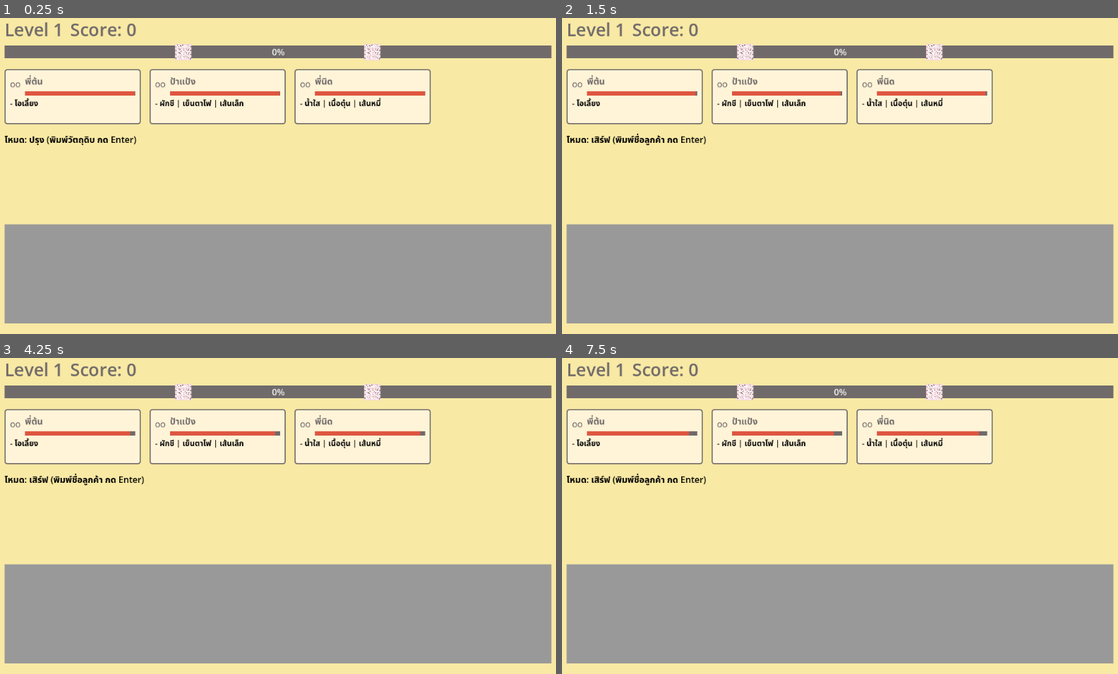
Above: before the commit, frames 1-4 (two rows, left to right).
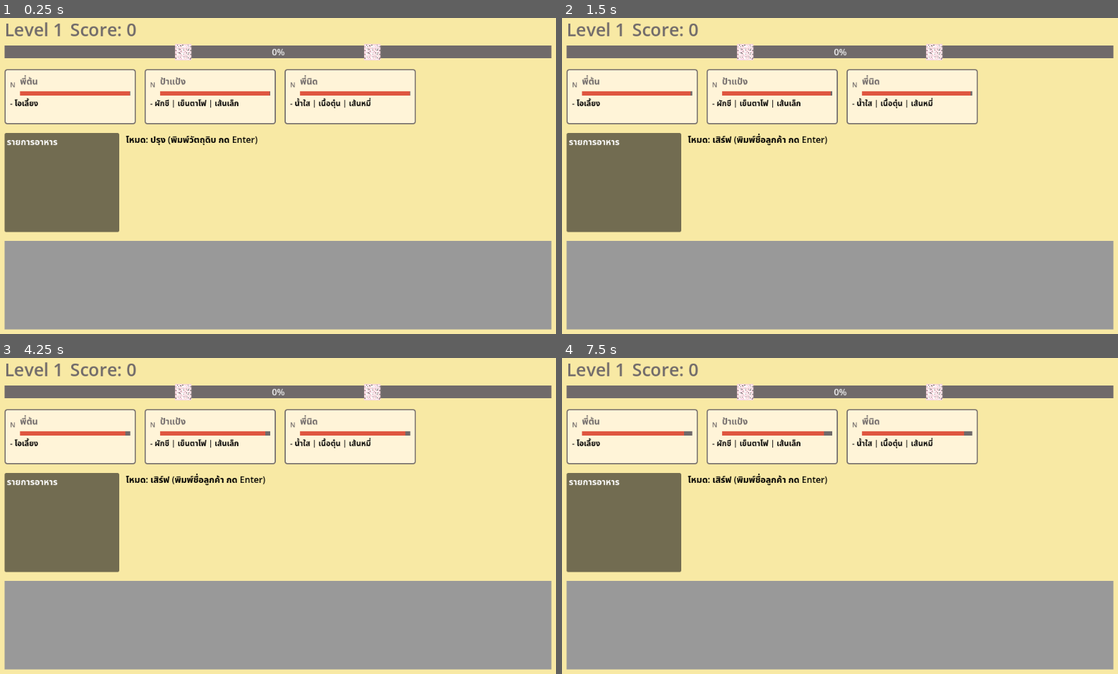
Above: after the commit, the same moments.

Repository: pcpaugust/video-game
Game: Godot game, scene res://scenes/main/Cooking.tscn
Two runs of this game, one before a commit and one after it. Both use one fixed random seed, a clock stepped at 60 frames per second and the inputs below.
Inputs:
- Up to frame 1 (0.25 s): no input
- Up to frame 2 (1.5 s): tap Enter at 0.5, 0.6 s; tap Space at 1.25 s; tap Tab at 1.35 s
- Up to frame 3 (4.25 s): tap Enter at 2, 3.5, 3.6 s; tap Backspace at 2.1 s; tap Space at 2.75 s; tap Keypad Enter at 2.85 s
- Up to frame 4 (7.5 s): tap Space at 4.25 s; tap Tab at 4.35, 7.35 s; tap Backspace at 5.1 s; tap Keypad Enter at 5.85 s; tap Enter at 6.6 s

The runs differ from the first frame. In frame 1, 16% of the frame differs, in the area x 0-100%, y 16-99%; in frame 2, 16%; in frame 3, 16%; in frame 4, 16%.

Commit message:
fix: dish container / order serve

Diff:
--- a/scenes/main/Cooking.tscn
+++ b/scenes/main/Cooking.tscn
@@ -5,6 +5,7 @@
 [ext_resource type="PackedScene" uid="uid://r8jlkk4nsfeo" path="res://scenes/ui/OrderQueue.tscn" id="2_cy70s"]
 [ext_resource type="PackedScene" uid="uid://dshga2ulvahoa" path="res://scenes/ui/TypingSpace.tscn" id="3_xdmyo"]
 [ext_resource type="PackedScene" uid="uid://cdkr12srcscr8" path="res://scenes/ui/IngredientTable.tscn" id="4_4vgtb"]
+[ext_resource type="PackedScene" uid="uid://bn2itsdp6foer" path="res://scenes/ui/DishContainer.tscn" id="4_xdmyo"]
 
 [sub_resource type="StyleBoxFlat" id="StyleBoxFlat_ijlok"]
 bg_color = Color(0.972549, 0.9137255, 0.6431373, 1)
@@ -16,10 +17,15 @@
 
 [node name="PanelContainer" type="PanelContainer" parent="CanvasLayer" unique_id=1041534527]
 custom_minimum_size = Vector2(1024, 600)
-anchors_preset = 15
-anchor_right = 1.0
-anchor_bottom = 1.0
-offset_bottom = 8.0
+anchors_preset = 8
+anchor_left = 0.5
+anchor_top = 0.5
+anchor_right = 0.5
+anchor_bottom = 0.5
+offset_left = -512.0
+offset_top = -300.0
+offset_right = 512.0
+offset_bottom = 300.0
 grow_horizontal = 2
 grow_vertical = 2
 theme_override_styles/panel = SubResource("StyleBoxFlat_ijlok")
@@ -42,7 +48,13 @@
 [node name="OrderContainer" parent="CanvasLayer/PanelContainer/MarginContainer/VBoxContainer" unique_id=2144028027 instance=ExtResource("2_cy70s")]
 layout_mode = 2
 
-[node name="TypingSpace" parent="CanvasLayer/PanelContainer/MarginContainer/VBoxContainer" unique_id=1951861316 instance=ExtResource("3_xdmyo")]
+[node name="CookingSpace" type="HBoxContainer" parent="CanvasLayer/PanelContainer/MarginContainer/VBoxContainer" unique_id=1194688964]
+layout_mode = 2
+
+[node name="DishContainer" parent="CanvasLayer/PanelContainer/MarginContainer/VBoxContainer/CookingSpace" unique_id=1222613478 instance=ExtResource("4_xdmyo")]
+layout_mode = 2
+
+[node name="TypingSpace" parent="CanvasLayer/PanelContainer/MarginContainer/VBoxContainer/CookingSpace" unique_id=1951861316 instance=ExtResource("3_xdmyo")]
 layout_mode = 2
 
 [node name="IngredientTable" parent="CanvasLayer/PanelContainer/MarginContainer/VBoxContainer" unique_id=83946894 instance=ExtResource("4_4vgtb")]
--- /dev/null
+++ b/scenes/main/MainMenu.tscn
@@ -0,0 +1,3 @@
+[gd_scene format=3 uid="uid://c4ok0rx1jgdar"]
+
+[node name="MainMenu" type="Node2D" unique_id=1522090103]
--- /dev/null
+++ b/scenes/ui/DishContainer.tscn
@@ -0,0 +1,29 @@
+[gd_scene format=3 uid="uid://bn2itsdp6foer"]
+
+[ext_resource type="Script" uid="uid://bmn1s0i2mxy5s" path="res://scripts/ui/dish_container.gd" id="1_7fkh8"]
+
+[node name="DishContainer" type="PanelContainer" unique_id=1222613478]
+custom_minimum_size = Vector2(0, 180)
+offset_right = 208.0
+offset_bottom = 168.0
+size_flags_vertical = 3
+script = ExtResource("1_7fkh8")
+
+[node name="MarginContainer" type="MarginContainer" parent="." unique_id=1268281063]
+layout_mode = 2
+theme_override_constants/margin_left = 4
+theme_override_constants/margin_top = 4
+theme_override_constants/margin_right = 4
+theme_override_constants/margin_bottom = 4
+
+[node name="VBoxContainer" type="VBoxContainer" parent="MarginContainer" unique_id=417333253]
+custom_minimum_size = Vector2(200, 160)
+layout_mode = 2
+
+[node name="Title" type="Label" parent="MarginContainer/VBoxContainer" unique_id=723520676]
+layout_mode = 2
+text = "รายการอาหาร"
+
+[node name="List" type="VBoxContainer" parent="MarginContainer/VBoxContainer" unique_id=1334126301]
+custom_minimum_size = Vector2(200, 120)
+layout_mode = 2
--- a/scenes/ui/IngredientTable.tscn
+++ b/scenes/ui/IngredientTable.tscn
@@ -3,12 +3,6 @@
 [sub_resource type="StyleBoxFlat" id="StyleBoxFlat_hjk66"]
 
 [node name="IngredientTable" type="PanelContainer" unique_id=83946894]
-custom_minimum_size = Vector2(0, 180)
-anchors_preset = 15
-anchor_right = 1.0
-anchor_bottom = 1.0
-offset_right = -128.0
-offset_bottom = -398.0
-grow_horizontal = 2
-grow_vertical = 2
+size_flags_horizontal = 3
+size_flags_vertical = 3
 theme_override_styles/panel = SubResource("StyleBoxFlat_hjk66")
--- a/scenes/ui/OrderCard.tscn
+++ b/scenes/ui/OrderCard.tscn
@@ -1,4 +1,6 @@
 [gd_scene format=3 uid="uid://6caqoai6174a"]
+
+[ext_resource type="Script" uid="uid://dryqeh7sqhi3d" path="res://scripts/ui/order_card.gd" id="1_hh0f3"]
 
 [sub_resource type="StyleBoxFlat" id="StyleBoxFlat_ekgec"]
 bg_color = Color(1, 0.95686275, 0.84705883, 1)
@@ -12,50 +14,6 @@
 corner_radius_bottom_right = 4
 corner_radius_bottom_left = 4
 
-[sub_resource type="GDScript" id="GDScript_ekgec"]
-script/source = "extends PanelContainer
-
-@onready var name_label = $MarginContainer/VBoxContainer/TopRow/VBoxContainer/NameLabel # ปรับชื่อตามภาพ
-@onready var patience_bar = $MarginContainer/VBoxContainer/TopRow/VBoxContainer/PatienceBar
-@onready var order_list = $MarginContainer/VBoxContainer/OrderList # โหนด Container ที่เราเพิ่มใหม่
-
-func setup(customer_data: Object):
-	name_label.text = customer_data.name
-	update_patience(customer_data.patience, customer_data.max_patience)
-
-	# แสดงรายการที่สั่ง
-	_display_order_items(customer_data.order_keys)
-
-func _display_order_items(keys: Array):
-	# 1. เคลียร์รายการเก่าก่อน (กันเหนียว)
-	for child in order_list.get_children():
-		child.queue_free()
-
-	# 2. สร้างรายการใหม่ตามที่สั่ง
-	for key in keys:
-		# แบบง่าย: ใช้ Label
-		var label = Label.new()
-		label.text = \"- \" + key
-		label.add_theme_font_size_override(\"font_size\", 14) # ปรับขนาดตามความเหมาะสม
-		label.add_theme_color_override(\"font_color\", Color.BLACK)
-		order_list.add_child(label)
-
-		# แบบ Advance (ถ้ามีไอคอน):
-		# var icon = TextureRect.new()
-		# icon.texture = load(\"res://assets/icons/\" + key + \".png\")
-		# icon.custom_minimum_size = Vector2(24, 24)
-		# icon.expand_mode = TextureRect.EXPAND_IGNORE_SIZE
-		# order_list.add_child(icon)
-
-func update_patience(current: float, max_val: float):
-	if not patience_bar: return
-	patience_bar.max_value = max_val
-	patience_bar.value = current
-
-	var ratio = current / max_val
-	patience_bar.modulate = Color.RED if ratio < 0.3 else Color.WHITE
-"
-
 [sub_resource type="StyleBoxFlat" id="StyleBoxFlat_38jg4"]
 bg_color = Color(0.4392157, 0.41568628, 0.41568628, 1)
 
@@ -66,7 +24,7 @@
 offset_right = 164.0
 offset_bottom = 97.0
 theme_override_styles/panel = SubResource("StyleBoxFlat_ekgec")
-script = SubResource("GDScript_ekgec")
+script = ExtResource("1_hh0f3")
 
 [node name="MarginContainer" type="MarginContainer" parent="." unique_id=1044983186]
 layout_mode = 2
--- a/scenes/ui/TypingIngredient.tscn
+++ b/scenes/ui/TypingIngredient.tscn
@@ -27,9 +27,7 @@
 custom_minimum_size = Vector2(60, 0)
 layout_mode = 2
 size_flags_vertical = 3
-theme_override_constants/margin_left = 2
 theme_override_constants/margin_top = 2
-theme_override_constants/margin_right = 2
 theme_override_constants/margin_bottom = 2
 
 [node name="Text" type="Label" parent="MarginContainer" unique_id=291410091]
--- a/scenes/ui/TypingSpace.tscn
+++ b/scenes/ui/TypingSpace.tscn
@@ -2,23 +2,26 @@
 
 [ext_resource type="Script" uid="uid://2fpyyk0ildvv" path="res://scripts/ui/typing_space.gd" id="1_ro5k3"]
 
-[node name="TypingSpace" type="VBoxContainer" unique_id=1517659998]
-custom_minimum_size = Vector2(0, 150)
+[node name="MarginContainer" type="MarginContainer" unique_id=1078964189]
+offset_top = 58.0
 offset_right = 620.0
-offset_bottom = 164.0
+offset_bottom = 58.0
+theme_override_constants/margin_left = 8
+theme_override_constants/margin_right = 8
 script = ExtResource("1_ro5k3")
 
-[node name="ModeLabel" type="Label" parent="." unique_id=781658405]
+[node name="TypingSpace" type="VBoxContainer" parent="." unique_id=1517659998]
+custom_minimum_size = Vector2(0, 150)
+layout_mode = 2
+
+[node name="ModeLabel" type="Label" parent="TypingSpace" unique_id=781658405]
 layout_mode = 2
 theme_override_colors/font_color = Color(0, 0, 0, 1)
 
-[node name="TextField" type="Label" parent="." unique_id=1290528722]
+[node name="TextField" type="Label" parent="TypingSpace" unique_id=1290528722]
 layout_mode = 2
 theme_override_colors/font_color = Color(0, 0, 0, 1)
 
-[node name="CenterContainer" type="CenterContainer" parent="." unique_id=1223317892]
-layout_mode = 2
-
-[node name="HBoxContainer" type="HBoxContainer" parent="CenterContainer" unique_id=2048963512]
+[node name="HBoxContainer" type="HBoxContainer" parent="TypingSpace" unique_id=2048963512]
 layout_mode = 2
 theme_override_constants/separation = 12
--- a/scripts/core/cooking.gd
+++ b/scripts/core/cooking.gd
@@ -31,8 +31,8 @@
 
 @onready var level_bar = $CanvasLayer/PanelContainer/MarginContainer/VBoxContainer/LevelBar
 @onready var order_queue = $CanvasLayer/PanelContainer/MarginContainer/VBoxContainer/OrderContainer
-@onready var typing_space = $CanvasLayer/PanelContainer/MarginContainer/VBoxContainer/TypingSpace
-
+@onready var typing_space = $CanvasLayer/PanelContainer/MarginContainer/VBoxContainer/CookingSpace/TypingSpace
+@onready var dish_container = $CanvasLayer/PanelContainer/MarginContainer/VBoxContainer/CookingSpace/DishContainer
 func _ready() -> void:
 	randomize()
 	start_level(level, target_score)
@@ -53,12 +53,16 @@
 func _spawn_initial_customers() -> void:
 	var unlocked = MenuData.get_unlocked_ingredients_for_level(level)
 	var count = clamp(GameConfig.BASE_CUSTOMER_COUNT + level, 3, 7)
-
-	for i in range(count):
+	var used_name = []
+
+	while customers.size() < count:
 		var c = Customer.new()
 		c.is_child = randf() < GameConfig.CHILD_CUSTOMER_CHANCE
 		c.is_special = randf() < GameConfig.SPECIAL_CUSTOMER_CHANCE
 		c.name = MenuData.random_customer_name(c.is_special, c.is_child)
+
+		if (used_name.has(c.name)): continue
+
 		c.order_keys = MenuData.build_random_order_keys(unlocked, level)
 
 		# คำนวณเวลาพื้นฐานตาม Level
@@ -73,6 +77,7 @@
 		c.max_patience = max(base_time, GameConfig.MIN_PATIENCE_TIME)
 		c.patience = c.max_patience
 		customers.append(c)
+		used_name.append(c.name)
 
 func _process(delta: float) -> void:
 	_update_customers_logic(delta)
@@ -151,7 +156,9 @@
 	if dish_slots.size() < GameConfig.MAX_DISH_SLOTS:
 		var key = MenuData.canonical_dish_key(valid_ingredients)
 		dish_slots.append({"key": key, "ingredients": valid_ingredients})
-		print("Cooked: ", key)
+		_update_dish(dish_slots)
+		print("Cooked: ", key, " ", valid_ingredients)
+	else: print("Dish Slot is Full!")
 
 # Logic การเสิร์ฟจาก game_manager
 func _attempt_serve() -> void:
@@ -176,8 +183,10 @@
 			served_keys.append(key)
 			remaining_required.remove_at(req_idx)
 			dish_slots.remove_at(i)
+			_update_dish(dish_slots)
 
 	if served_keys.size() > 0:
+		customer.order_keys = remaining_required
 		# 1. คำนวณคะแนนพื้นฐาน
 		var current_serve_score = served_keys.size() * GameConfig.BASE_SCORE_PER_DISH
 
@@ -235,6 +244,9 @@
 
 	level_bar.update_progress(score)
 
+func _update_dish(dish: Array) -> void:
+	dish_container.update_list(dish)
+
 func _update_ui_full() -> void:
 	order_queue.refresh_all_cards(customers)
 	_update_mode_ui()
--- /dev/null
+++ b/scripts/ui/dish_container.gd
@@ -0,0 +1,20 @@
+# dish_container.gd
+extends PanelContainer
+
+@onready var container = $MarginContainer/VBoxContainer/List
+
+func update_list(dish_array: Array):
+	if not is_node_ready():
+		await ready
+
+	for child in container.get_children():
+		child.queue_free()
+
+	for i in range(dish_array.size()):
+		var dish_data = dish_array[i] # ข้อมูลแต่ละจาน
+		var label = Label.new()
+
+		var dish_name = dish_data.get("key", "Unknown").capitalize()
+
+		label.text = str(i+1) + ". " + dish_name
+		container.add_child(label)
--- a/scripts/ui/order_card.gd
+++ b/scripts/ui/order_card.gd
@@ -1,11 +1,17 @@
 extends PanelContainer
 
 @onready var name_label = $MarginContainer/VBoxContainer/TopRow/VBoxContainer/NameLabel # ปรับชื่อตามภาพ
+@onready var type_label = $MarginContainer/VBoxContainer/TopRow/TypeLabel
 @onready var patience_bar = $MarginContainer/VBoxContainer/TopRow/VBoxContainer/PatienceBar
 @onready var order_list = $MarginContainer/VBoxContainer/OrderList # โหนด Container ที่เราเพิ่มใหม่
 
 func setup(customer_data: Object):
 	name_label.text = customer_data.name
+	if (customer_data.is_child):
+		type_label.text = "CH"
+	elif (customer_data.is_special):
+		type_label.text = "SP"
+	else: type_label.text = "N"
 	update_patience(customer_data.patience, customer_data.max_patience)
 
 	# แสดงรายการที่สั่ง
--- a/scripts/ui/typing_space.gd
+++ b/scripts/ui/typing_space.gd
@@ -1,9 +1,9 @@
-extends VBoxContainer # หรือ Control ตามประเภท Root ของคุณ
+extends MarginContainer
 
 # ดึง Node ลูกออกมาเตรียมไว้
-@onready var mode = $ModeLabel
-@onready var input_label = $TextField
-@onready var icon_container = $CenterContainer/HBoxContainer
+@onready var mode = $TypingSpace/ModeLabel
+@onready var input_label = $TypingSpace/TextField
+@onready var icon_container = $TypingSpace/HBoxContainer
 
 const TypingIngredientScene = preload("res://scenes/ui/TypingIngredient.tscn")
 const MenuData = preload("res://scripts/data/menu_data.gd")
Not shown, added: scripts/ui/dish_container.gd.uid
